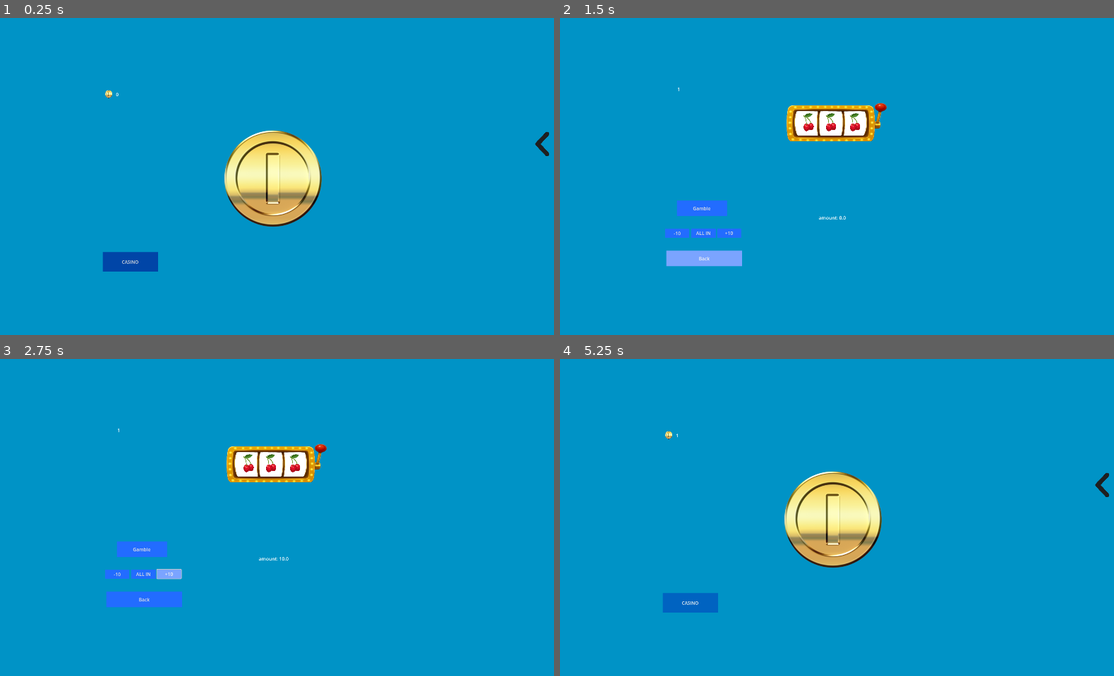
Above: before the commit, frames 1-4 (two rows, left to right).
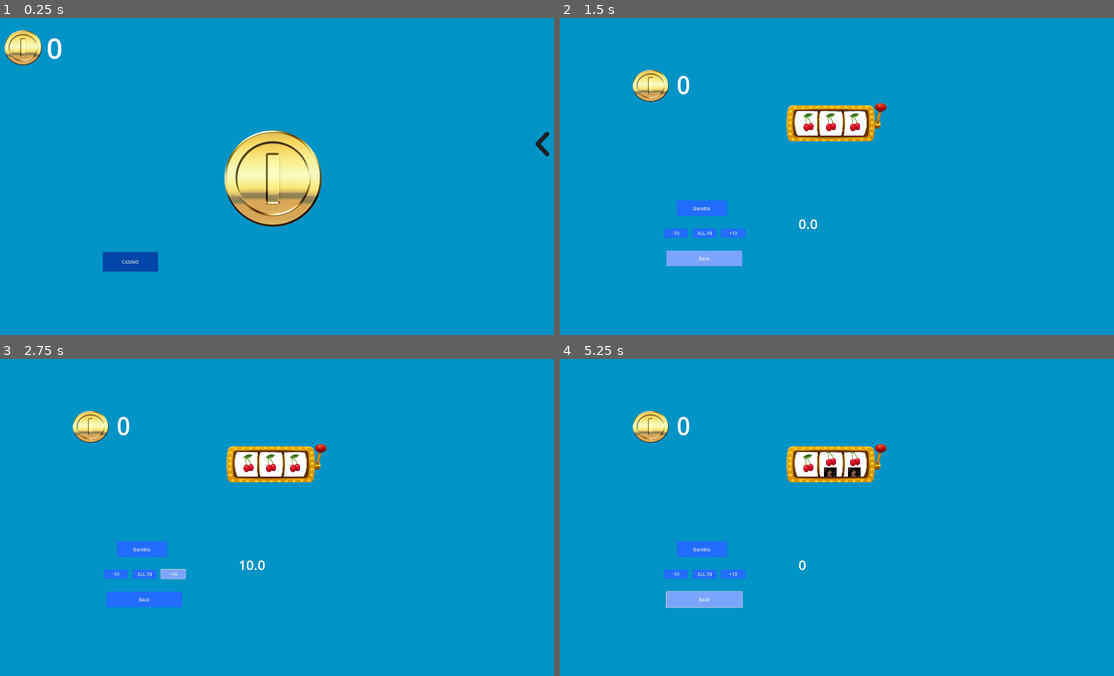
Above: after the commit, the same moments.

Repository: lostlp09/coinclicker_gambling_fixed
Game: Godot game, scene res://node_2d.tscn
The game is run twice, just before and just after one commit, with the same random seed, the same clock (stepped at 60 frames per second) and the same inputs. Video files are missing from this copy of the repository; at most half a second of black plays in their place.
Inputs (mouse positions are in pixels of both pictures, inside the frame that each line leads up to):
- Up to frame 1 (0.25 s): no input
- Up to frame 2 (1.5 s): click (831, 179) at 0.5 s; click "CASINO" at 1.25 s
- Up to frame 3 (2.75 s): click "+10" at 2 s
- Up to frame 4 (5.25 s): click "-10" at 2.75 s; click "ALL IN" at 3.5 s; click "Gamble" at 4.25 s; click "Back" at 5 s

The runs differ from the first frame. In frame 1, 0.7% of the frame differs, in the area x 0-22%, y 3-26%; in frame 2, 0.8%; in frame 3, 0.8%; in frame 4, 8.3%, in the area x 13-100%, y 16-80%.
Error after the commit: Invalid assignment of property or key 'text' with value of type 'int' on a base object of type 'Label'. (res://shop.gd:67)

Commit message:
DOne fixed everything
done

Diff:
--- a/CoinSimulator/Gambling.tscn
+++ b/CoinSimulator/Gambling.tscn
@@ -1,9 +1,10 @@
-[gd_scene load_steps=12 format=3 uid="uid://dyqf74mwpma3r"]
+[gd_scene load_steps=13 format=3 uid="uid://dyqf74mwpma3r"]
 
 [ext_resource type="Script" uid="uid://c478garu5fuor" path="res://gambling.gd" id="1_jtgiy"]
 [ext_resource type="Script" uid="uid://chkphmnf8s5b8" path="res://button.gd" id="2_u2xo6"]
 [ext_resource type="Script" uid="uid://d3e5rqyewymbg" path="res://gambleprocess.gd" id="3_pe2fi"]
 [ext_resource type="Script" uid="uid://lid3upx7hdjm" path="res://money2.gd" id="4_pe2fi"]
+[ext_resource type="Texture2D" uid="uid://cqplht487jcyy" path="res://coin.png" id="5_l2jdo"]
 [ext_resource type="Texture2D" uid="uid://u5dy375jh7ku" path="res://New Project.png" id="5_rcj3c"]
 [ext_resource type="Texture2D" uid="uid://bu4j5ig0wimmr" path="res://GOLDHGOLDGOLD.png" id="6_6owdv"]
 [ext_resource type="Texture2D" uid="uid://fvum8g8pudk6" path="res://Screenshot 2025-10-04 151210.png" id="8_12745"]
@@ -23,41 +24,44 @@
 
 [node name="Camera2D" type="Camera2D" parent="."]
 
-[node name="Button" type="Button" parent="."]
+[node name="+10" type="Button" parent="."]
 z_index = 80
-offset_left = -390.0
+offset_left = -376.0
 offset_top = 177.0
-offset_right = -308.0
+offset_right = -294.0
 offset_bottom = 208.0
 theme_override_styles/hover = SubResource("StyleBoxFlat_12745")
 theme_override_styles/pressed = SubResource("StyleBoxFlat_l2jdo")
 theme_override_styles/normal = SubResource("StyleBoxFlat_xyxlq")
 text = "+10"
 script = ExtResource("2_u2xo6")
+metadata/_edit_use_anchors_ = true
 
-[node name="Button2" type="Button" parent="Button"]
+[node name="-10" type="Button" parent="."]
 z_index = 80
-layout_mode = 0
-offset_left = -176.0
-offset_top = 1.0
-offset_right = -94.0
-offset_bottom = 32.0
+offset_left = -571.0
+offset_top = 177.0
+offset_right = -489.0
+offset_bottom = 208.0
 theme_override_styles/hover = SubResource("StyleBoxFlat_12745")
 theme_override_styles/pressed = SubResource("StyleBoxFlat_l2jdo")
 theme_override_styles/normal = SubResource("StyleBoxFlat_xyxlq")
-text = "-10
-"
+text = "-10"
+script = ExtResource("2_u2xo6")
+metadata/_edit_use_anchors_ = true
 
-[node name="Button3" type="Button" parent="Button"]
+[node name="All in" type="Button" parent="."]
 z_index = 80
-layout_mode = 0
-offset_left = -87.0
-offset_right = -5.0
-offset_bottom = 31.0
+offset_left = -473.0
+offset_top = 177.0
+offset_right = -391.0
+offset_bottom = 208.0
 theme_override_styles/hover = SubResource("StyleBoxFlat_12745")
 theme_override_styles/pressed = SubResource("StyleBoxFlat_l2jdo")
 theme_override_styles/normal = SubResource("StyleBoxFlat_xyxlq")
 text = "ALL IN"
+script = ExtResource("2_u2xo6")
+metadata/_edit_use_anchors_ = true
 
 [node name="Gamblebutton" type="Button" parent="."]
 z_index = 20
@@ -71,24 +75,36 @@
 text = "Gamble
 "
 script = ExtResource("3_pe2fi")
+metadata/_edit_use_anchors_ = true
 
 [node name="Money" type="Label" parent="."]
 z_index = 555
-offset_left = -525.0
-offset_top = -309.0
-offset_right = -485.0
-offset_bottom = -286.0
+offset_left = -527.0
+offset_top = -373.0
+offset_right = -447.0
+offset_bottom = -180.0
+scale = Vector2(0.932821, 1.00178)
+theme_override_font_sizes/font_size = 86
 text = "0"
 script = ExtResource("4_pe2fi")
+metadata/_edit_use_anchors_ = true
+
+[node name="Coin" type="Sprite2D" parent="Money"]
+z_index = 185
+position = Vector2(-95.4094, 63.8861)
+scale = Vector2(0.376, 0.31)
+texture = ExtResource("5_l2jdo")
 
 [node name="Label" type="Label" parent="."]
 z_index = 345
-offset_left = -44.0
+offset_left = -113.0
 offset_top = 129.0
-offset_right = 44.0
-offset_bottom = 152.0
+offset_right = 113.0
+offset_bottom = 193.0
+theme_override_font_sizes/font_size = 46
 text = "amount: 0"
 metadata/amount = 0.0
+metadata/_edit_use_anchors_ = true
 
 [node name="back" type="Button" parent="."]
 z_index = 80
@@ -101,6 +117,7 @@
 theme_override_styles/normal = SubResource("StyleBoxFlat_xyxlq")
 text = "Back
 "
+metadata/_edit_use_anchors_ = true
 
 [node name="Goldhgoldgold" type="Sprite2D" parent="."]
 z_index = 191
@@ -174,10 +191,7 @@
 scale = Vector2(0.851293, 1.84806)
 texture = ExtResource("8_l2jdo")
 
-[connection signal="pressed" from="Button" to="Button" method="_on_pressed"]
-[connection signal="pressed" from="Button/Button2" to="." method="_on_button_2_pressed"]
-[connection signal="pressed" from="Button/Button2" to="Button" method="_on_button_2_pressed"]
-[connection signal="pressed" from="Button/Button3" to="." method="_on_button_2_pressed"]
-[connection signal="pressed" from="Button/Button3" to="Button" method="_on_button_3_pressed"]
-[connection signal="pressed" from="Button/Button3" to="Button" method="_on_button_2_pressed"]
-[connection signal="pressed" from="back" to="." method="_on_back_pressed"]
+[connection signal="pressed" from="+10" to="+10" method="_on_pressed"]
+[connection signal="pressed" from="-10" to="+10" method="_on__pressed"]
+[connection signal="pressed" from="All in" to="+10" method="_on_all_in_pressed"]
+[connection signal="pressed" from="back" to="Gamblebutton" method="_on_back_pressed"]
--- /dev/null
+++ b/CoinSimulator/MusicManger.gd
@@ -0,0 +1,5 @@
+extends AudioStreamPlayer2D
+
+func _ready() -> void:
+	if not playing:
+		play()
--- /dev/null
+++ b/CoinSimulator/Musicplayer.tscn
@@ -0,0 +1,10 @@
+[gd_scene load_steps=2 format=3 uid="uid://c0noxq73k2xjq"]
+
+[ext_resource type="AudioStream" uid="uid://dwna88sxkq4sa" path="res://Tokyo Music Walker- Way Home.mp3" id="2_impkb"]
+
+[node name="Node2D" type="Node2D"]
+
+[node name="AudioStreamPlayer2D" type="AudioStreamPlayer2D" parent="."]
+stream = ExtResource("2_impkb")
+autoplay = true
+parameters/looping = true
--- a/CoinSimulator/Test.tscn
+++ /dev/null
@@ -1,21 +0,0 @@
-[gd_scene load_steps=2 format=3 uid="uid://c0noxq73k2xjq"]
-
-[ext_resource type="Script" uid="uid://c478garu5fuor" path="res://gambling.gd" id="1_myinc"]
-
-[node name="Node2D" type="Node2D"]
-script = ExtResource("1_myinc")
-
-[node name="Node2D" type="Node2D" parent="."]
-
-[node name="TextEdit" type="TextEdit" parent="."]
-offset_left = 13.0
-offset_top = 222.0
-offset_right = 445.0
-offset_bottom = 443.0
-
-[node name="Label" type="Label" parent="."]
-offset_left = 10.0
-offset_top = 7.0
-offset_right = 244.0
-offset_bottom = 121.0
-text = "0"
--- a/CoinSimulator/button.gd
+++ b/CoinSimulator/button.gd
@@ -10,19 +10,20 @@
 
 
 func _on_pressed() -> void:
+	print("hi")
 
 	Text.set_meta("amount",Text.get_meta("amount") + 10)
 
 	pass # Replace with function body.
 
 
-func _on_button_2_pressed() -> void:
+
+
+func _on__pressed() -> void:
 	if Text.get_meta("amount") -10>=0:
 		Text.set_meta("amount",Text.get_meta("amount") - 10)
-	pass
 
 
-func _on_button_3_pressed() -> void:
-	print(Money.money)
-	print(Text.get_meta("amount"))
-	Text.set_meta("amount",Money.money + 10)
+
+func _on_all_in_pressed() -> void:
+	Text.set_meta("amount",Money.money)
--- a/CoinSimulator/gambleprocess.gd
+++ b/CoinSimulator/gambleprocess.gd
@@ -10,6 +10,7 @@
 var done  = 0
 const  resetpoint = -40
 const  maxhight = -440.0
+var winlose = 0
 # Called when the node enters the scene tree for the first time.
 func _ready() -> void:
 	self.pressed.connect(gamblingactivated)
@@ -30,7 +31,7 @@
 		if randomzahl <= 50:
 
 			print("you lose")
-			Money.money-= amountyouwetted
+			winlose =  0
 			print(positionforslots)
 		elif randomzahl <= 70:
 			var clonelist = positionforslots.duplicate()
@@ -41,18 +42,18 @@
 			clonelist.erase(clone)
 			positionforslots[2] = clonelist[0]
 			print("you lost half of the amount")
-			Money.money-= amountyouwetted/2
+			winlose =  1
 		elif randomzahl <= 90:
 			var randomnumber = randi_range(0,1)
 			if randomnumber == 0:
 				positionforslots = [cherry,cherry,cherry]
 			else:
 				positionforslots = [Bomb,Bomb,Bomb]
-			Money.money+= amountyouwetted/2
+			winlose =  2
 		else:
 			positionforslots = [pixel,pixel,pixel]
 
-			Money.money+= amountyouwetted
+			winlose =  3
 			print("you won the jackpot")
 		var current = 0
 		while Gambling:
@@ -161,9 +162,43 @@
 								pickedfirstsecondthird = 5
 						i.position = Vector2(76.0,maxhight )
 			if Gambling == false:
-
+				if winlose == 0:
+					Money.money-= amountyouwetted
+				elif winlose == 1:
+					Money.money-= amountyouwetted /2
+				elif  winlose == 2:
+					Money.money+= amountyouwetted / 2
+				else:
+					Money.money+= amountyouwetted
 				done = 0
 				pickedfirstsecondthird = 0
 				yourposition = null
 				current = 0
+				winlose = 0
 			await get_tree().create_timer(0.01).timeout
+
+
+
+
+
+
+
+
+
+
+
+
+
+
+
+
+
+
+
+
+
+
+
+func _on_back_pressed() -> void:
+	if Gambling == false:
+		get_tree().change_scene_to_file("res://node_2d.tscn")
--- a/CoinSimulator/gambling.gd
+++ b/CoinSimulator/gambling.gd
@@ -1,12 +1,4 @@
-extends Node2D
-@onready var amount = $Label
-
-
+extends  Node2D
+@onready var label= $Label
 func _process(delta: float) -> void:
-	amount.text = "amount: " + str(amount.get_meta("amount"))
-
-
-
-
-func _on_back_pressed() -> void:
-	get_tree().change_scene_to_file("res://node_2d.tscn")
+	label.text = str(label.get_meta("amount"))
--- a/CoinSimulator/node_2d.gd
+++ b/CoinSimulator/node_2d.gd
@@ -1,16 +1,24 @@
 extends Node2D
+@onready var coinsound = $TextureButton/AudioStreamPlayer2D
+
 
 @onready var coin =$TextureButton
 # Called when the node enters the scene tree for the first time
 @onready var label:Label = $Coin
 func _ready() -> void:
+
+
 	label.text = str(Money.money)
 	coin.pressed.connect(oncoinpressed)
 
 
 func oncoinpressed() -> void:
+	var clone = coinsound.duplicate()
+	self.add_child(clone)
+	clone.play()
 
 	var effect:Sprite2D=  $TextureButton/Sprite2D
+
 
 	effect = effect.duplicate()
 	self.add_child(effect)
@@ -52,3 +60,9 @@
 func _on_button_pressed() -> void:
 
 	get_tree().change_scene_to_file("res://Gambling.tscn")
+
+func  _process(delta: float) -> void:
+	for i in self.get_children():
+		if i is AudioStreamPlayer2D:
+			if i.playing == false:
+				i.queue_free()
--- a/CoinSimulator/node_2d.tscn
+++ b/CoinSimulator/node_2d.tscn
@@ -1,9 +1,10 @@
-[gd_scene load_steps=39 format=3 uid="uid://b3l6s6kbkyn6x"]
+[gd_scene load_steps=40 format=3 uid="uid://b3l6s6kbkyn6x"]
 
 [ext_resource type="Script" uid="uid://cv8od8sss0l8u" path="res://node_2d.gd" id="1_wtcfe"]
 [ext_resource type="Texture2D" uid="uid://cqplht487jcyy" path="res://coin.png" id="2_0e48y"]
 [ext_resource type="Script" uid="uid://jh2gmp5gyp88" path="res://shop.gd" id="3_0hol4"]
 [ext_resource type="Script" uid="uid://hoi0d7ynwr23" path="res://coin.gd" id="3_4d7sh"]
+[ext_resource type="AudioStream" uid="uid://d1sahmkcmcx73" path="res://coin-257878(1).mp3" id="3_nr8wp"]
 [ext_resource type="Texture2D" uid="uid://bdrqnpuxhnvwn" path="res://arrowright.png" id="4_q6r6c"]
 [ext_resource type="FontFile" uid="uid://b13f2qwjoef4l" path="res://LuckiestGuy-Regular.ttf" id="6_d21ai"]
 [ext_resource type="Texture2D" uid="uid://bssemwe3augxh" path="res://Miner.png" id="6_kdubu"]
@@ -85,20 +86,28 @@
 offset_bottom = 172.34
 texture_normal = ExtResource("2_0e48y")
 
-[node name="Sprite2D" type="Sprite2D" parent="TextureButton"]
-position = Vector2(-413.066, -130.851)
-scale = Vector2(0.074, 0.081)
-texture = ExtResource("2_0e48y")
+[node name="AudioStreamPlayer2D" type="AudioStreamPlayer2D" parent="TextureButton"]
+visible = false
+position = Vector2(182.297, 177.66)
+scale = Vector2(1, 1)
+stream = ExtResource("3_nr8wp")
+volume_db = -23.011
 
 [node name="Coin" type="Label" parent="."]
-offset_left = -569.02
-offset_top = -319.149
-offset_right = -526.02
-offset_bottom = -244.149
+offset_left = -817.703
+offset_top = -544.681
+offset_right = -742.703
+offset_bottom = 1.31915
+theme_override_font_sizes/font_size = 101
 text = "0
 
 "
 script = ExtResource("3_4d7sh")
+
+[node name="Sprite2D" type="Sprite2D" parent="Coin"]
+position = Vector2(-84.2992, 68.0851)
+scale = Vector2(0.383231, 0.36269)
+texture = ExtResource("2_0e48y")
 
 [node name="Button" type="Button" parent="."]
 offset_left = -617.492
@@ -176,6 +185,17 @@
 scale = Vector2(0.415526, 0.186381)
 texture = ExtResource("6_kdubu")
 
+[node name="pricetag" type="Label" parent="Shop/ShopGUi/miner"]
+z_index = 160
+layout_mode = 0
+offset_left = 10.0585
+offset_top = -33.7095
+offset_right = 50.0585
+offset_bottom = -10.7095
+theme_override_colors/font_color = Color(0, 0, 0, 1)
+theme_override_fonts/font = ExtResource("6_d21ai")
+text = "100"
+
 [node name="Autoclicker" type="Button" parent="Shop/ShopGUi"]
 anchors_preset = -1
 anchor_left = -6.71551
@@ -209,16 +229,26 @@
 scale = Vector2(0.13162, 0.0615925)
 texture = ExtResource("8_rj586")
 
+[node name="pricetag" type="Label" parent="Shop/ShopGUi/Autoclicker"]
+z_index = 160
+offset_left = 10.0585
+offset_top = -33.7095
+offset_right = 50.0585
+offset_bottom = -10.7095
+theme_override_colors/font_color = Color(0, 0, 0, 1)
+theme_override_fonts/font = ExtResource("6_d21ai")
+text = "100"
+
 [node name="multiplier" type="Button" parent="Shop/ShopGUi"]
 anchors_preset = -1
 anchor_left = -6.71551
 anchor_top = -1.1761
 anchor_right = -6.71551
 anchor_bottom = -1.16828
-offset_left = 925.259
-offset_top = 162.083
-offset_right = 973.259
-offset_bottom = 177.083
+offset_left = 924.588
+offset_top = 186.48
+offset_right = 972.588
+offset_bottom = 201.48
 scale = Vector2(0.721298, 0.819386)
 theme_override_fonts/font = ExtResource("6_d21ai")
 theme_override_font_sizes/font_size = 10
@@ -241,16 +271,26 @@
 scale = Vector2(0.229584, 0.105626)
 texture = ExtResource("10_ir8iy")
 
+[node name="pricetag" type="Label" parent="Shop/ShopGUi/multiplier"]
+z_index = 160
+offset_left = 8.82343
+offset_top = -37.5204
+offset_right = 48.8234
+offset_bottom = -14.5204
+theme_override_colors/font_color = Color(0, 0, 0, 1)
+theme_override_fonts/font = ExtResource("6_d21ai")
+text = "500"
+
 [node name="Gameplay" type="Button" parent="Shop/ShopGUi"]
 anchors_preset = -1
 anchor_left = -6.71551
 anchor_top = -1.1761
 anchor_right = -6.71551
 anchor_bottom = -1.16828
-offset_left = 985.891
-offset_top = 161.727
-offset_right = 1033.89
-offset_bottom = 176.727
+offset_left = 988.231
+offset_top = 186.48
+offset_right = 1036.23
+offset_bottom = 201.48
 scale = Vector2(0.721298, 0.819386)
 theme_override_fonts/font = ExtResource("6_d21ai")
 theme_override_font_sizes/font_size = 10
@@ -274,6 +314,16 @@
 scale = Vector2(0.190949, 0.101923)
 texture = ExtResource("11_hqns4")
 
+[node name="pricetag" type="Label" parent="Shop/ShopGUi/Gameplay"]
+z_index = 160
+offset_left = 8.82339
+offset_top = -37.5204
+offset_right = 48.8234
+offset_bottom = -14.5204
+theme_override_colors/font_color = Color(0, 0, 0, 1)
+theme_override_fonts/font = ExtResource("6_d21ai")
+text = "1000"
+
 [node name="VideoStreamPlayer" type="VideoStreamPlayer" parent="."]
 visible = false
 offset_left = 488.936
@@ -287,7 +337,7 @@
 
 [node name="Screenshot2025-10-05134432" type="Sprite2D" parent="."]
 z_index = -395
-position = Vector2(598.525, -178.723)
+position = Vector2(573.235, -229.787)
 scale = Vector2(25.9249, 13.2388)
 texture = ExtResource("12_0h7mo")
 
--- a/CoinSimulator/project.godot
+++ b/CoinSimulator/project.godot
@@ -18,12 +18,14 @@
 [autoload]
 
 Money="*res://money.gd"
+Musicplayer="*res://Musicplayer.tscn"
 
 [display]
 
 window/size/viewport_width=1920
 window/size/viewport_height=1080
 window/stretch/mode="viewport"
+window/stretch/aspect="expand"
 
 [editor_plugins]
 
--- a/CoinSimulator/shop.gd
+++ b/CoinSimulator/shop.gd
@@ -22,13 +22,18 @@
 	Money.loadcoins()
 
 	if Money.safestats["Autoclicker"] == 0.5:
+		autoclicker.get_child(1).text = "5k"
 		autoclicker.text = "Upgrade2"
+
 	elif Money.safestats["Autoclicker"] == 1:
+		autoclicker.get_child(1).text = "1k"
 		autoclicker.text = "Upgrade1"
 
 	elif Money.safestats["Autoclicker"] == 0.25:
 		autoclicker.text = "Upgrade3"
+		autoclicker.get_child(1).text = "10k"
 	elif Money.safestats["Autoclicker"] == 0.1:
+		autoclicker.get_child(1).text = "Full"
 		autoclicker.text = "Max"
 
 	if Money.safestats["miner"] <= 5:
@@ -36,11 +41,30 @@
 			pass
 		else:
 			minerbuttin.text = "Updrade" + str( int(Money.safestats["miner"]))
+			if Money.safestats["miner"] == 1:
+				minerbuttin.get_child(1).text = "500"
+			elif Money.safestats["miner"] == 2:
+				minerbuttin.get_child(1).text = "1k"
+			elif  Money.safestats["miner"] == 3:
+				minerbuttin.get_child(1).text = "5k"
+
+			elif Money.safestats["miner"] == 4:
+				minerbuttin.get_child(1).text = "10k"
+			elif  Money.safestats["miner"] == 5:
+				minerbuttin.get_child(1).text = "Full"
 	else:
 		minerbuttin.text = "Max"
 	if Money.safestats["subgame"] == true:
+		gameplaybutton.get_child(1).text = "Full"
 		videoplayer.visible = true
 		gameplaybutton.text = "Max"
+
+	var text_for_multy = Money.safestats["multy"] * 500
+	if text_for_multy >= 1000000:
+			text_for_multy = str(text_for_multy/1000000) +"m"
+	elif text_for_multy >= 1000:
+		text_for_multy = str(text_for_multy/1000) +"k"
+	multybutton.get_child(1).text = text_for_multy
 
 
 
@@ -64,20 +88,20 @@
 		autoclickertimer += delta
 		if autoclickertimer >= Money.safestats["Autoclicker"]:
 			autoclickertimer = 0
-			Money.money += 1
+			Money.money += 1 * Money.safestats["multy"]
 
 	if Money.safestats["miner"] > 0:
 		timer += delta
-	if  timer >= 10:
-		timer = 0
-		for i in range(0,Money.safestats["miner"]):
-			var randomnumber = randi_range(1,101)
-			if randomnumber <= 50:
-				Money.money += 1
-			elif randomnumber <= 75:
-				Money.money += 10
-			elif randomnumber <= 100:
-				Money.money += 100
+		if  timer >= 10:
+			timer = 0
+			for i in range(0,Money.safestats["miner"]):
+				var randomnumber = randi_range(1,101)
+				if randomnumber <= 50:
+					Money.money += 1 * Money.safestats["multy"]
+				elif randomnumber <= 75:
+					Money.money += 10 * Money.safestats["multy"]
+				elif randomnumber <= 100:
+					Money.money += 100 *Money.safestats["multy"]
 func _on_button_pressed() -> void:
 	if  onoffbutton.get_child(0).flip_h == false	:
 		onoffbutton.get_child(0).flip_h = true
@@ -122,13 +146,16 @@
 	if Money.safestats["miner"] == 0 and Money.money >= 100:
 		minerbuttin.text = "Upgrade1"
 		Money.money -= 100
+		minerbuttin.get_child(1).text =  "500"
 		Money.safestats["miner"] = 1
 	elif	Money.safestats["miner"] == 1 and Money.money >= 500:
 		minerbuttin.text = "Upgrade2"
 		Money.money -=  500
+		minerbuttin.get_child(1).text =  "1k"
 		Money.safestats["miner"] = 2
 	elif Money.safestats["miner"] == 2 and Money.money >= 1000:
 		minerbuttin.text = "Upgrade3"
+		minerbuttin.get_child(1).text =  "5k"
 		Money.money -=  1000
 		Money.safestats["miner"] =3
 
@@ -137,11 +164,13 @@
 		minerbuttin.text = "Upgrade4"
 		Money.safestats["miner"] = 4
 		Money.money -=  5000
+		minerbuttin.get_child(1).text =  "10k"
 
 	elif Money.safestats["miner"] == 4 and Money.money >= 10000:
 		minerbuttin.text = "Max"
 		Money.safestats["miner"] = 5
 		Money.money -= 5000
+		minerbuttin.get_child(1).text =  "full"
 
 
 func buyautoclicker()->void:
@@ -149,35 +178,51 @@
 		autoclicker.text = "Upgrade1"
 		Money.money -= 100
 		Money.safestats["Autoclicker"] = 1
+		autoclicker.get_child(1).text = "1k"
+
 	elif Money.safestats["Autoclicker"] == 1 and Money.money >= 1000:
 		autoclicker.text = "Upgrade2"
 		Money.money -= 1000
 		Money.safestats["Autoclicker"] = 0.5
+		autoclicker.get_child(1).text = "5k"
 	elif Money.safestats["Autoclicker"] == 0.5 and Money.money >= 5000:
 		autoclicker.text = "Upgrade3"
 		Money.money -= 5000
 		Money.safestats["Autoclicker"] = 0.25
+		autoclicker.get_child(1).text = "10k"
 	elif Money.safestats["Autoclicker"] == 0.25 and Money.money >= 10000:
 		autoclicker.text = "Max"
 		Money.money -= 10000
 		Money.safestats["Autoclicker"] = 0.1
+		autoclicker.get_child(1).text = "Full"
 
 
 
 
 func buymulty()->void:
 
-	if Money.money >= 10 * Money.safestats["multy"]:
-		Money.money -= 10 * Money.safestats["multy"]
+	if Money.money >= 500 * Money.safestats["multy"]:
+		Money.money -= 500 * Money.safestats["multy"]
 		if 	Money.safestats["multy"] == 1:
 			Money.safestats["multy"] += 1
 		else:
 				Money.safestats["multy"] += 2
+		var text_for_multy = Money.safestats["multy"] * 500
+		if text_for_multy >= 1000000:
+			text_for_multy = str(text_for_multy/1000000) +"m"
+		elif text_for_multy >= 1000:
+			text_for_multy = str(text_for_multy/1000) +"k"
+		multybutton.get_child(1).text = text_for_multy
+
+
+
+
+		multybutton.text = str(500 * Money.safestats["multy"])
 
 func buygameplay()->void:
 	if Money.safestats["subgame"] == false and Money.money >= 1000:
 		Money.safestats["subgame"] = true
-
+		subgameplay.get_child(1).text = "Full"
 		subgameplay.text = "Max"
 		videoplayer.visible = true
 		Money.money -= 1000
Not shown, added: CoinSimulator/MusicManger.gd.uid
Not shown, added: CoinSimulator/Tokyo Music Walker- Way Home.mp3.import
Not shown, added: CoinSimulator/coin-257878(1).mp3.import
Not shown, added: CoinSimulator/Tokyo Music Walker- Way Home.mp3
Not shown, added: CoinSimulator/coin-257878(1).mp3
